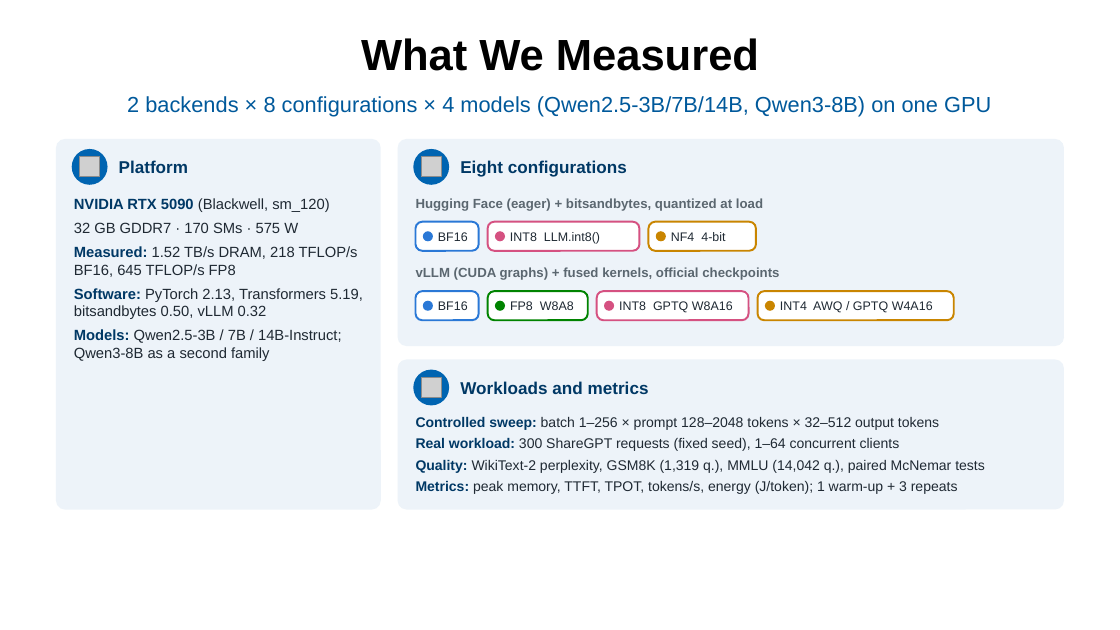
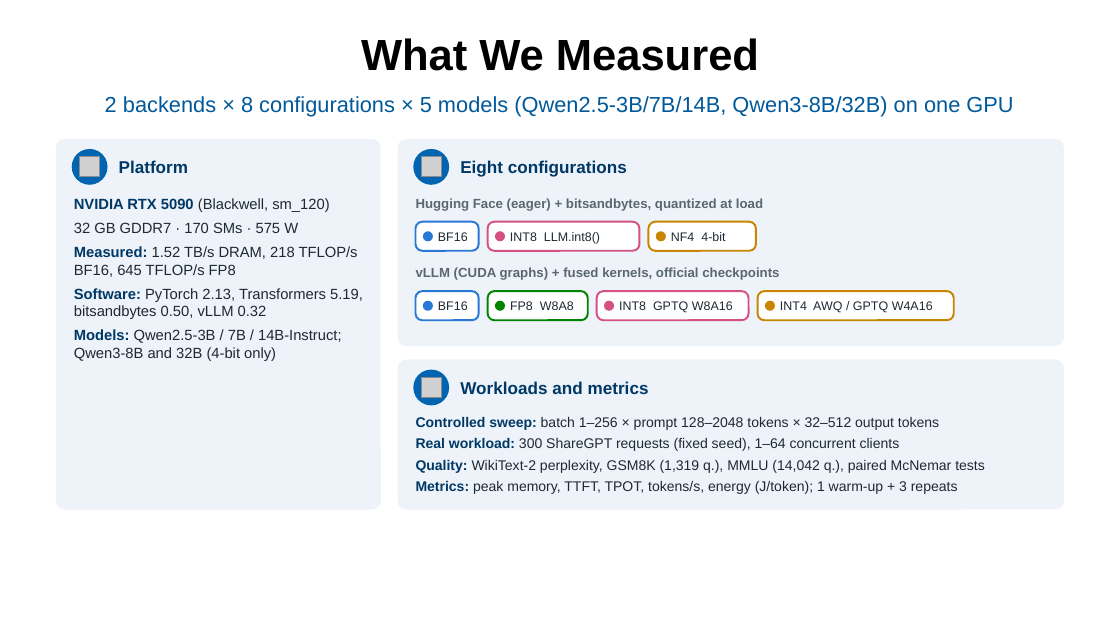
Before and after one commit to zz9tf/6359-SYS-ARCHITECT-course-work, a slide deck: slide 2 of final_project/slides/final_presentation.pptx. Drawn at 1120x630 pixels with LibreOffice and Linux fonts; fonts in the diff are those of the drawing; grey boxes stand for pictures; background and template pictures are left out. Boxes give left, top, right and bottom in pixels: in the first picture for what was removed or moved away, otherwise in the second. Text is boxed around its words. In the diff, an @@ line names an element or a change of style, - is before the commit and + after.

Commit message:
Add Qwen3-32B: runs on the 32 GB GPU only at 4 bits
- vLLM AWQ-INT4 and HF NF4: sweep, perplexity, GSM8K, MMLU; paired tests against Qwen3-8B BF16
- the AWQ checkpoint's FP16 activations overflow in 13 of 146 perplexity windows; BF16 rerun
  reported and flagged, loader falls back to a forced-dtype run only when the default is not finite
- report: Qwen3-32B paragraph, 32B rows in the quality table; figure and slide updated

```diff
--- a/final_project/slides/final_presentation.pptx
+++ b/final_project/slides/final_presentation.pptx
@@ text at <box>105,96,1013,117</box>: text changed @@
-2 backends × 8 configurations × 4 models (Qwen2.5-3B/7B/14B, Qwen3-8B) on one GPU
+2 backends × 8 configurations × 5 models (Qwen2.5-3B/7B/14B, Qwen3-8B/32B) on one GPU
@@ text at <box>74,329,342,361</box>: text changed @@
-Models: Qwen2.5-3B / 7B / 14B-Instruct; Qwen3-8B as a second family
+Models: Qwen2.5-3B / 7B / 14B-Instruct; Qwen3-8B and 32B (4-bit only)
```
Also in this commit, not shown: 1 other slide changed, 51 other files.
